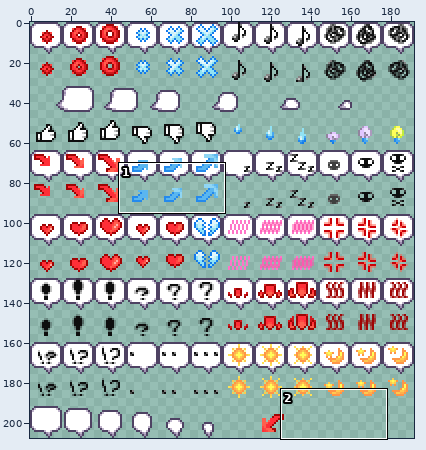
Two states of a sprite sheet, Assets/Art/UI/MainMenu/Speech/Bubbles.png. The picture above shows the old version from afar; the outline marks the close-up.
Close-up. Old version:
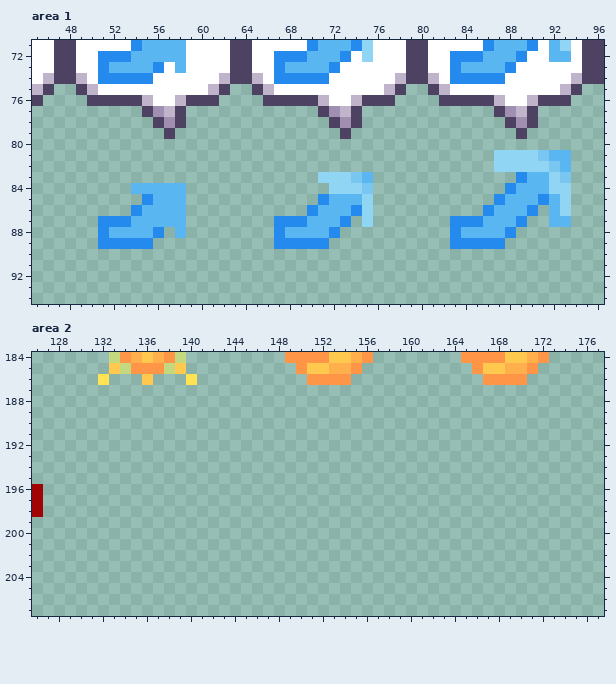
The file is 192x208 pixels. Colours within 5 levels of each other are drawn and written as one. Shown: area 1: x 45..96, y 71..94; area 2: x 126..177, y 184..207.
After the commit:
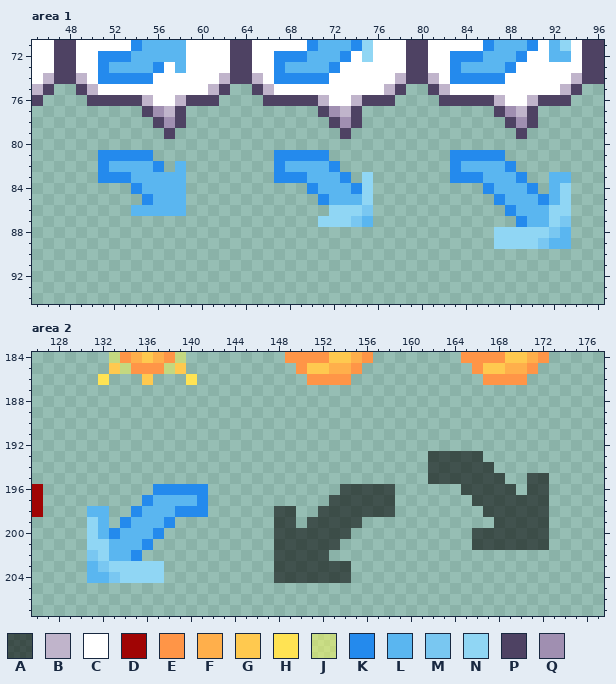
Palette (. is transparent): A #00000091  B #c0b4cb  C #ffffff  D #a00404  E #ff9547  F #ffaf4b  G #ffc94f  H #ffe353  J #fffe587f  K #248aed  L #5ab6f0  M #79c7f1  N #90d6f4  P #4e4263  Q #a08fb1
Difference:
Area 1:
The author put colour K in row 81 at x 51 to 55, 67 to 71 and 83 to 86; in row 82 at x 51, 56, 67, 72 and 83; in row 83 at x 51 to 53, 67 to 69 and 83 to 85; in row 84 at x 70 and 86.
Colour L becomes colour K in row 84 at x 54 and 90; in row 86 at x 88.
Colour N becomes colour K in row 81 at x 87; in row 82 at x 88; in row 83 at x 73; in row 84 at x 74.
The author put colour L in row 82 at x 52 to 55, 58, 68 to 71 and 84 to 86; in row 83 at x 54 to 58, 70 and 86 to 88; in row 84 at x 71 and 87; in row 86 at x 91; in row 87 at x 90 to 91; in row 88 at x 93.
The author put colour L in row 89 at x 92 to 93.
Colour K becomes colour L in row 84 at x 88; in row 86 at x 54 and 90.
Colour M becomes colour L in row 83 at x 93.
Colour N becomes colour L in row 82 at x 87; in row 83 at x 71 to 72 and 92; in row 84 at x 72 to 73 and 92; in row 87 at x 75.
The author put colour M in row 87 at x 74; in row 88 at x 92; in row 89 at x 91.
Colour L becomes colour M in row 87 at x 93.
Colour N becomes colour M in row 86 at x 75.
The author put colour N in row 88 at x 89 to 91; in row 89 at x 88 to 90.
Colour K becomes colour N in row 86 at x 74; in row 87 at x 73; in row 88 at x 88; in row 89 at x 87.
Colour L becomes colour N in row 83 at x 75; in row 86 at x 72 to 73 and 92; in row 87 at x 71 to 72 and 92; in row 88 at x 87.
Colour M becomes colour N in row 84 at x 75.
Colour K is removed in row 86 at x 70 and 86; in row 87 at x 51 to 53, 67 to 69 and 83 to 85; in row 88 at x 51, 56, 67, 72 and 83; in row 89 at x 51 to 55, 67 to 71 and 83 to 86.
Colour L is removed in row 81 at x 92 to 93; in row 82 at x 93; in row 83 at x 90 to 91; in row 84 at x 91; in row 86 at x 71 and 87; in row 87 at x 54 to 58, 70 and 86 to 88.
Colour L is removed in row 88 at x 52 to 55, 58, 68 to 71 and 84 to 86.
Colour M is removed in row 81 at x 91; in row 82 at x 92; in row 83 at x 74.
Colour N is removed in row 81 at x 88 to 90; in row 82 at x 89 to 91.
Area 2:
The author put colour A in row 193 at x 162 to 166; in row 194 at x 162 to 167; in row 195 at x 162 to 168 and 171 to 172; in row 196 at x 154 to 158, 165 to 169 and 171 to 172; in row 197 at x 153 to 158 and 166 to 172; in row 198 at x 148 to 149, 152 to 158 and 167 to 172.
The author put colour A in row 199 at x 148 to 149, 151 to 155 and 168 to 172; in row 200 at x 148 to 154 and 166 to 172; in row 201 at x 148 to 153 and 166 to 172; in row 202 at x 148 to 152; in rows 203 to 204 at x 148 to 154.
The author put colour K in row 196 at x 137 to 141; in row 197 at x 136 and 141; in row 198 at x 135 and 139 to 141; in row 199 at x 134 and 138; in row 200 at x 133 and 137; in row 201 at x 136.
The author put colour K in row 202 at x 135.
The author put colour L in row 197 at x 137 to 140; in row 198 at x 131 to 132 and 136 to 138; in row 199 at x 132 and 135 to 137; in row 200 at x 132 and 134 to 136; in row 201 at x 133 to 135; in row 202 at x 133 to 134.
The author put colour L in row 203 at x 131; in row 204 at x 131 to 132.
The author put colour M in row 202 at x 131; in row 203 at x 132; in row 204 at x 133.
The author put colour N in rows 199 to 200 at x 131; in row 201 at x 131 to 132; in row 202 at x 132; in row 203 at x 133 to 137; in row 204 at x 134 to 137.
Changed places in both close-ups, as pixel boxes (x1, y1, x2, y2):
changed: (98, 150, 186, 249)
changed: (274, 150, 373, 249)
changed: (450, 150, 571, 249)
added: (428, 451, 549, 550)
added: (87, 484, 208, 583)
added: (274, 484, 395, 583)
